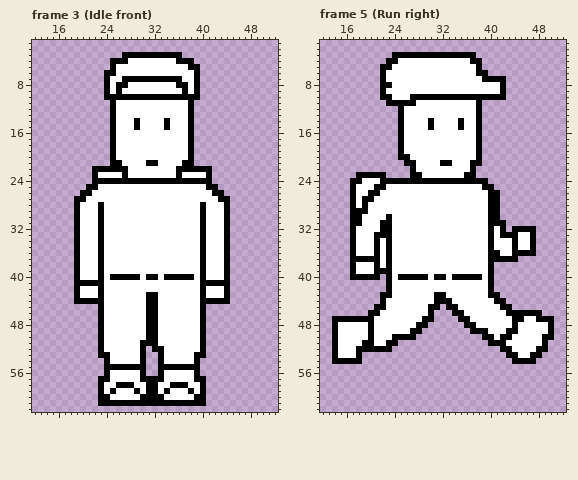
Pixel-art file, stored at Sprites/NewPlayer.aseprite. The first picture shows the starting point.
64x64 pixels, 20 frames. Shown: frame 3 (Idle front): x 12..52, y 1..62; frame 5 (Run right): x 12..52, y 1..62. The commit also changed other frames, which this record leaves out.
The result:
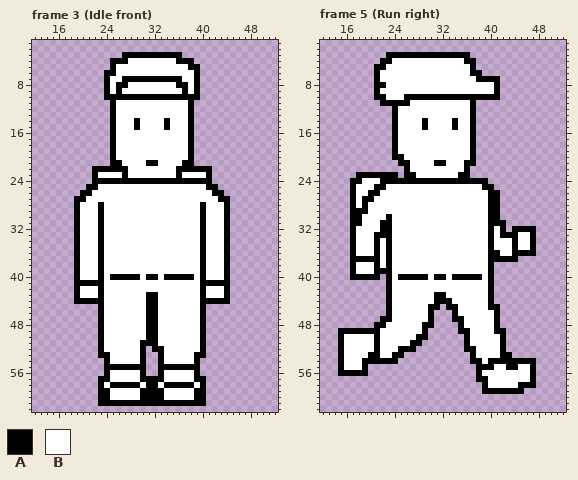
Palette (. is transparent): A #000000  B #ffffff
The edit:
Changed rows in their new state; - is an unchanged pixel.
Frame 3 (Idle front), layer "Layer 1":
first column x 24:
58 -A---A----A---A-
59 AB---BA--AB---BA
Frame 5 (Run right), layer "Layer 1":
first column x 21:
 3 --A-------------.-----
 4 -A-B-----------A-.----
 5 A-B-------------A.----
 6 AB--------------A-.---
 7 AB---------------A---.
 8 A-B-----------------A.
 9 AB------------------A.
10 A-B--A---------------.
11 -A----B---------A.----
12 ---AB-----------A.----
13 ---AB-----------A.----
14 ---AB---AB---AB-A.----
15 ---AB---AB---AB-A.----
16 ---AB-----------A.----
17 ---AB-----------A.----
18 ---AB-----------A.----
19 ---AB-----------A.----
20 ---A-B----------A.----
21 ----A-B---A-B--A-.----
22 -----AB--------A.-----
23 --AA-A-B------A-.-----
first column x 14:
43 --------.------------------.---------
44 --------.A----------------A..--------
45 -------..A----------------AA..-------
46 ------...A-----------B-----A.......--
47 ........AA-----B----A-B----A.........
48 .......AA-----B-A----ABB---A.........
49 .AAAAA-A-----BBA-----AABBB-AA........
50 .A----BA--BBBBAA------ABBBB--........
51 .A---BBA-BBBBAA-------ABBBBB-.......-
52 .A--BBB-BBBAAA--------AABBBB-.......-
53 .A--BBAABBAA-----------ABBBBA-.....--
54 .-BBBAAAAAA------------AABAAAA-------
55 -ABBBA------------------AAABBAABBA---
56 -AAAAA------------------ABBBBBBBBA---
57 ------------------------AABBBBBBBA---
58 -------------------------ABBBBBAAA---
59 -------------------------AAAAAAA-----
